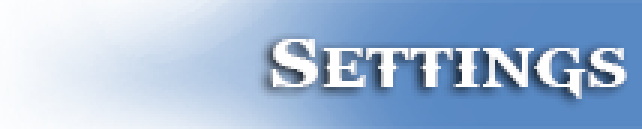
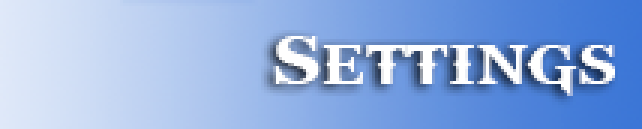
Layers edited between the first and the second 642×129 image:
painted on "Settings" over <box>270,36,627,99</box>
renamed "Layer 0" to "Hovor", painted on it over <box>0,0,642,129</box>
